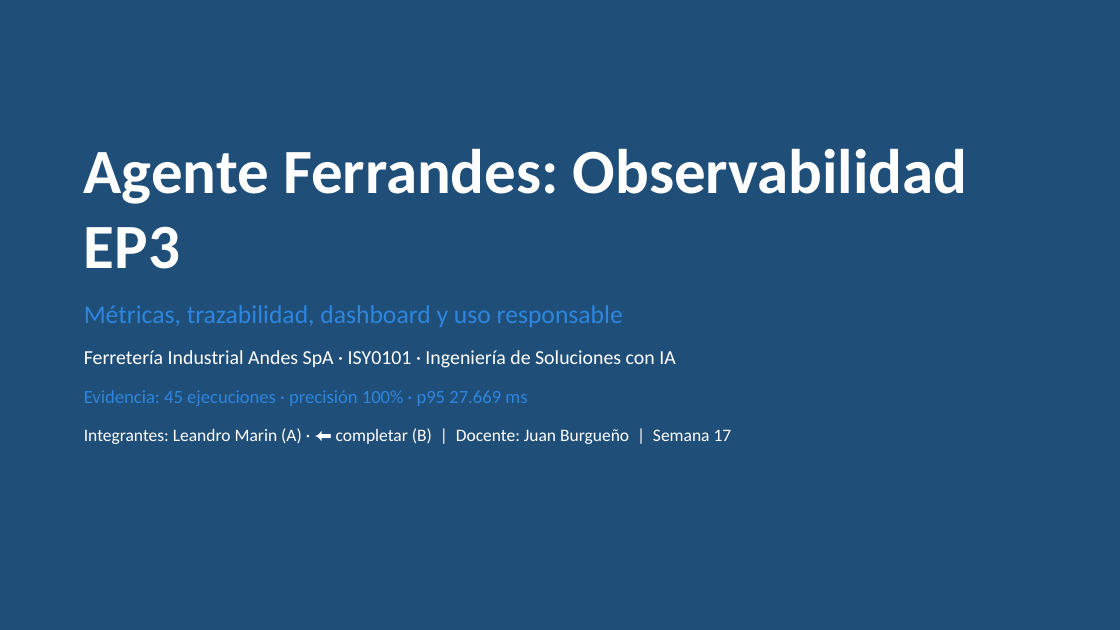
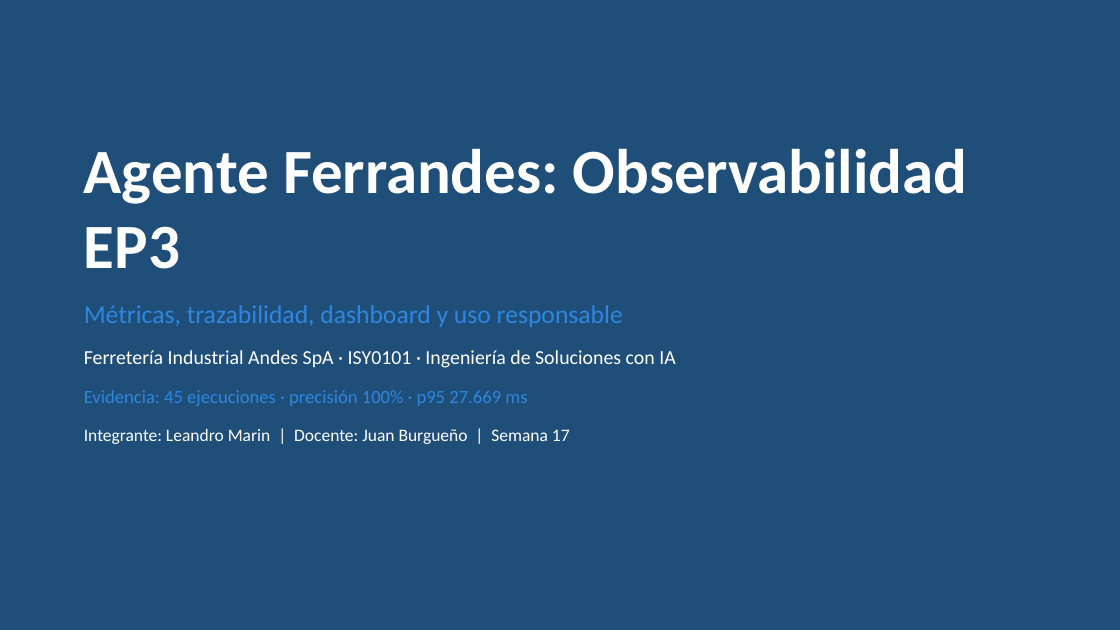
Before and after one commit to jghleo/Ferrandes_Agente_EP3, a slide deck: slide 1 of presentacion/Presentacion_EP3_Ferrandes.pptx. Drawn at 1120x630 pixels with LibreOffice and Linux fonts; fonts in the diff are those of the drawing. Boxes give left, top, right and bottom in pixels: in the first picture for what was removed or moved away, otherwise in the second. Text is boxed around its words. In the diff, an @@ line names an element or a change of style, - is before the commit and + after.

```diff
--- a/presentacion/Presentacion_EP3_Ferrandes.pptx
+++ b/presentacion/Presentacion_EP3_Ferrandes.pptx
@@ text at (84, 429, 570, 444): text changed @@
-Integrantes: Leandro Marin (A) · ⬅ completar (B) | Docente: Juan Burgueño | Semana 17
+Integrante: Leandro Marin | Docente: Juan Burgueño | Semana 17
```
Also in this commit, not shown: 1 other slide changed, 11 other files.
